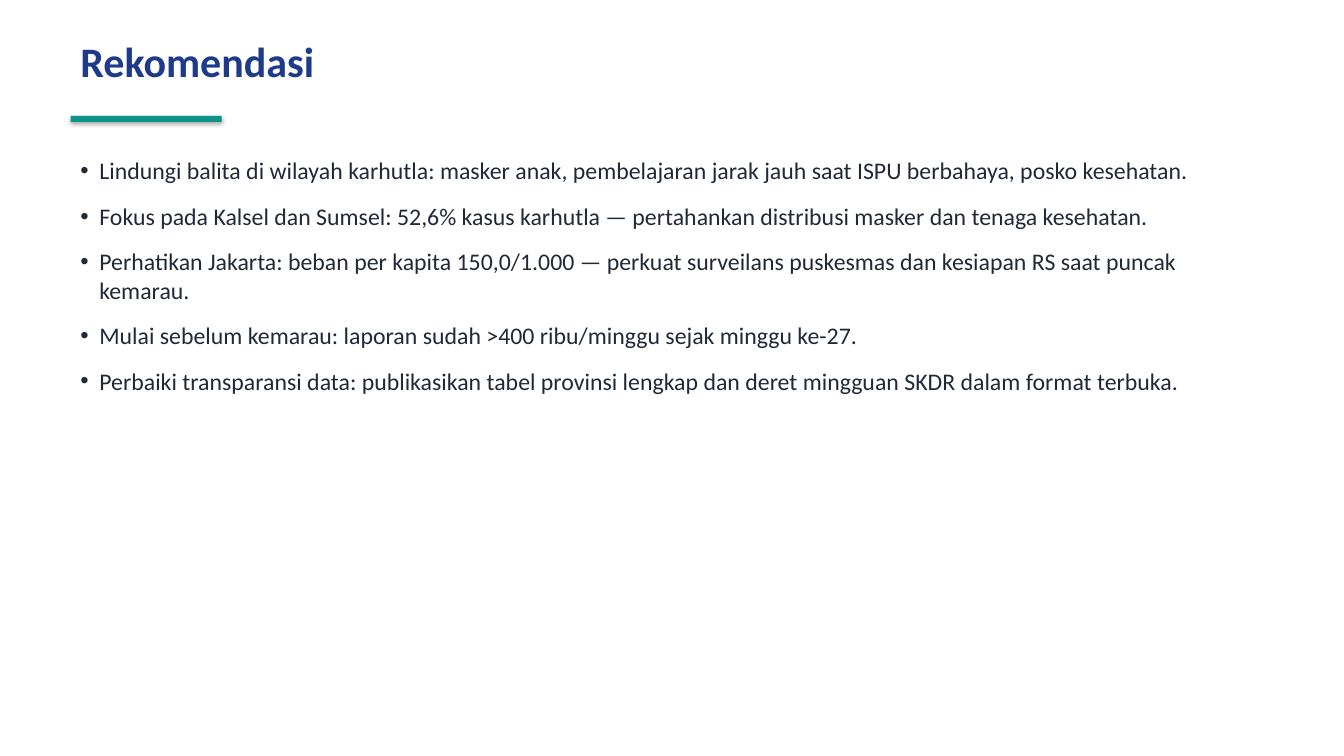
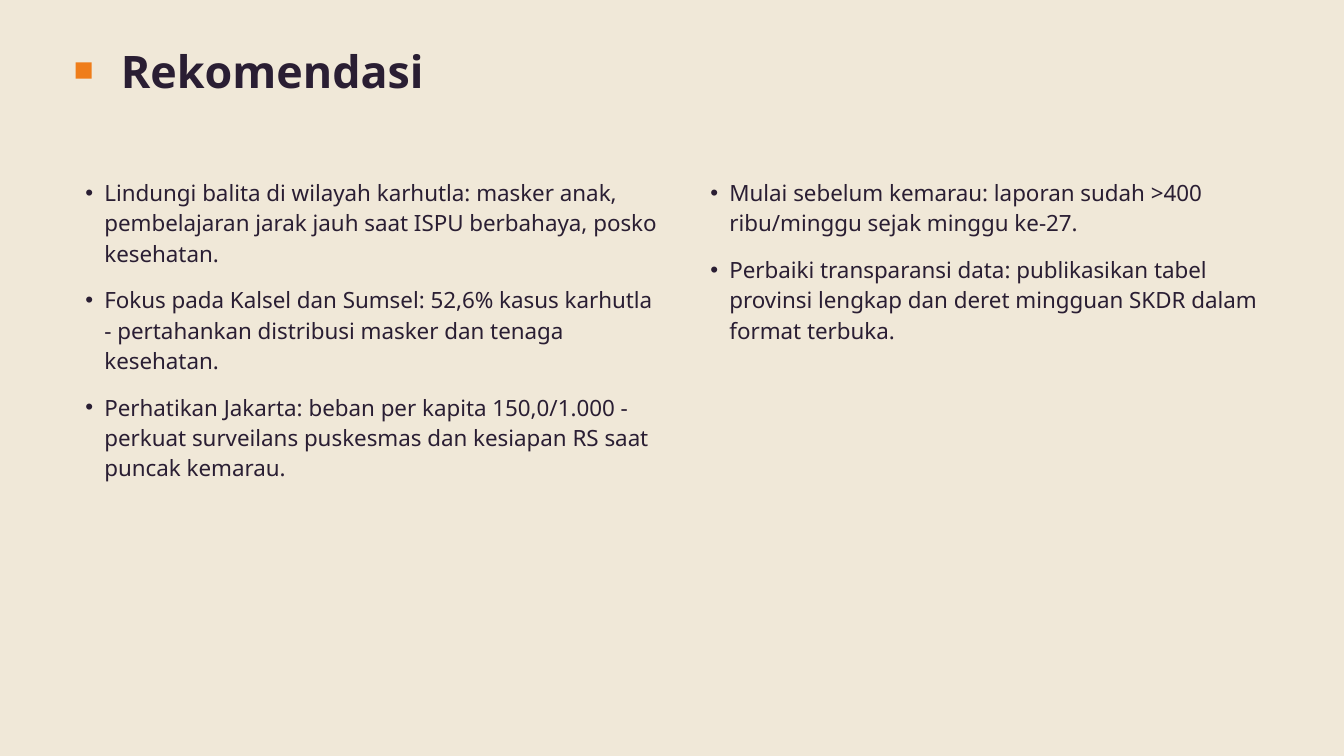
Before and after one commit to baghizash/ispa-indonesia-2026-analysis, a slide deck: slide 9 of Portofolio-Analisis-ISPA-Indonesia.pptx. Drawn at 1344x756 pixels with LibreOffice and Linux fonts; fonts in the diff are those of the drawing. Boxes give left, top, right and bottom in pixels: in the first picture for what was removed or moved away, otherwise in the second. Text is boxed around its words. In the diff, an @@ line names an element or a change of style, - is before the commit and + after.

```diff
--- a/Portofolio-Analisis-ISPA-Indonesia.pptx
+++ b/Portofolio-Analisis-ISPA-Indonesia.pptx
@@ background #FFFFFF to #F0E8D8 @@
@@ text "Rekomendasi": place and size @@
-text "Rekomendasi" at (80, 47, 314, 78)
+text "Rekomendasi" at (121, 54, 424, 89)
@@ text "Rekomendasi" at (121, 54, 424, 89): size 30 to 32 pt, font Calibri to Noto Sans, text colour #1E3A8A to #2A1E33; less space between paragraphs @@
@@ rectangle added at (76, 63, 92, 79), fill #EF7D1A @@
@@ rectangle removed at (71, 116, 222, 122) @@
@@ text "Lindungi balita di wilayah karhutla: ...": place and size @@
-text "Lindungi balita di wilayah karhutla: ..." at (99, 162, 1187, 394)
+text "Lindungi balita di wilayah karhutla: ..." at (104, 184, 656, 481)
@@ text at (104, 184, 656, 263): size 17 to 16 pt, font Calibri to Noto Sans, text colour #1F2937 to #2A1E33 in "Lindungi balita di wilayah karhutla: masker anak, ..."; line spacing 1 to 1.12 @@
@@ text added at (729, 184, 1256, 340), 16 pt, text #2A1E33 @@
+• Mulai sebelum kemarau: laporan sudah >400 ribu/minggu sejak minggu ke-27.
+• Perbaiki transparansi data: publikasikan tabel provinsi lengkap dan deret mingguan SKDR dalam format terbuka.
@@ text at (104, 291, 653, 481): text changed; size 17 to 16 pt; font Calibri to Noto Sans; text colour #1F2937 to #2A1E33 @@
-• Fokus pada Kalsel dan Sumsel: 52,6% kasus karhutla — pertahankan distribusi masker dan tenaga kesehatan.
-• Perhatikan Jakarta: beban per kapita 150,0/1.000 — perkuat surveilans puskesmas dan kesiapan RS saat puncak kemarau.
-• Mulai sebelum kemarau: laporan sudah >400 ribu/minggu sejak minggu ke-27.
-• Perbaiki transparansi data: publikasikan tabel provinsi lengkap dan deret mingguan SKDR dalam format terbuka.
+• Fokus pada Kalsel dan Sumsel: 52,6% kasus karhutla - pertahankan distribusi masker dan tenaga kesehatan.
+• Perhatikan Jakarta: beban per kapita 150,0/1.000 - perkuat surveilans puskesmas dan kesiapan RS saat puncak kemarau.
```
Also in this commit, not shown: 9 other slides changed.
